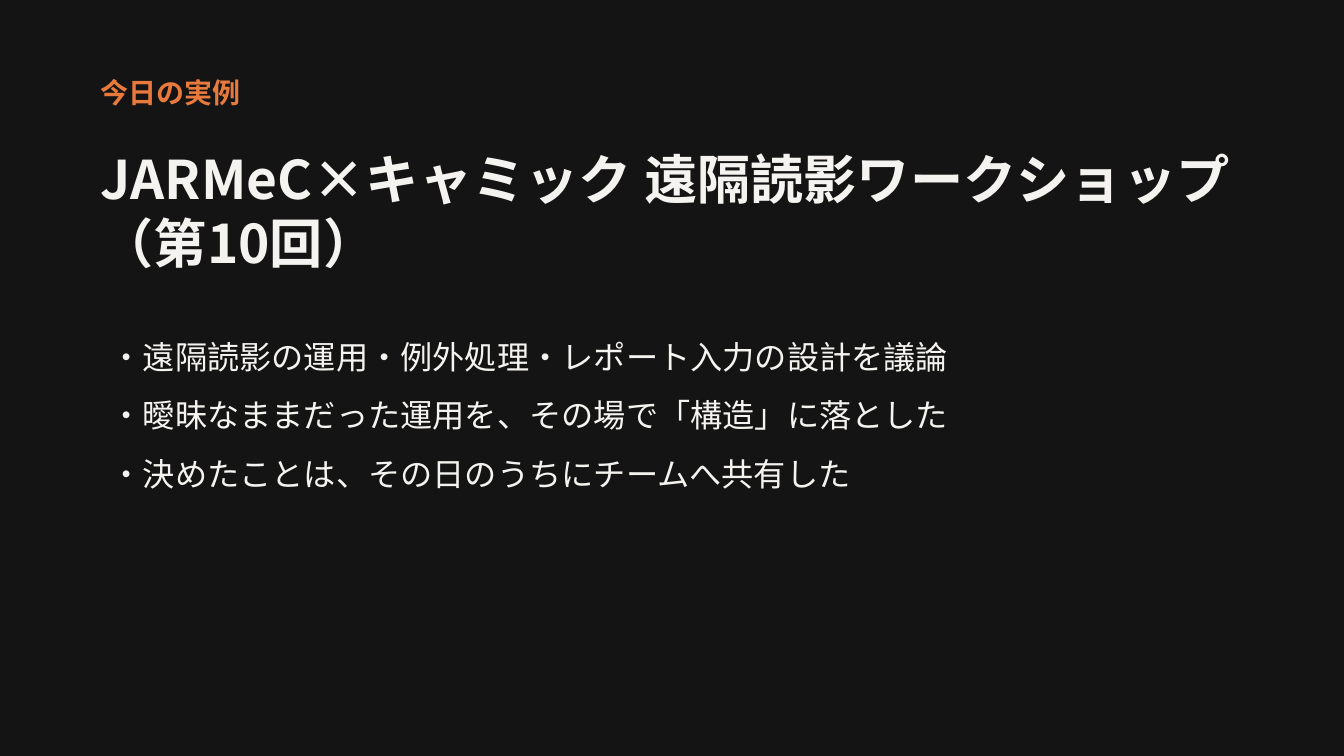
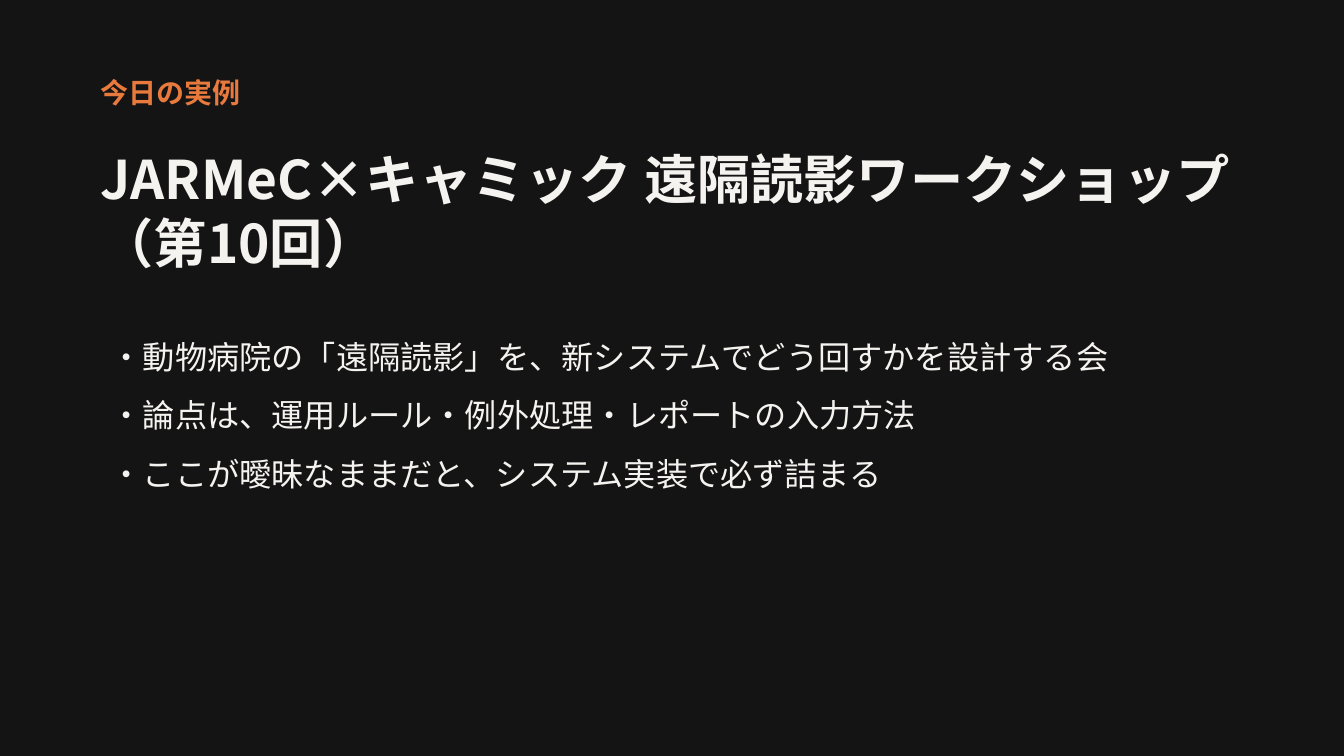
Before and after one commit to pi-poninc/e-learinging, a slide deck: slide 3 of content/02-workshop/slides.pptx (slide 2 before the commit). Drawn at 1344x756 pixels with LibreOffice and Linux fonts; fonts in the diff are those of the drawing. Boxes give left, top, right and bottom in pixels: in the first picture for what was removed or moved away, otherwise in the second. Text is boxed around its words. In the diff, an @@ line names an element or a change of style, - is before the commit and + after.

```diff
--- a/content/02-workshop/slides.pptx
+++ b/content/02-workshop/slides.pptx
@@ text at <box>111,341,1109,489</box>: text changed @@
-・遠隔読影の運用・例外処理・レポート入力の設計を議論
-・曖昧なままだった運用を、その場で「構造」に落とした
-・決めたことは、その日のうちにチームへ共有した
+・動物病院の「遠隔読影」を、新システムでどう回すかを設計する会
+・論点は、運用ルール・例外処理・レポートの入力方法
+・ここが曖昧なままだと、システム実装で必ず詰まる
```
Also in this commit, not shown: 4 other slides changed, 6 slides added, 2 other files.
